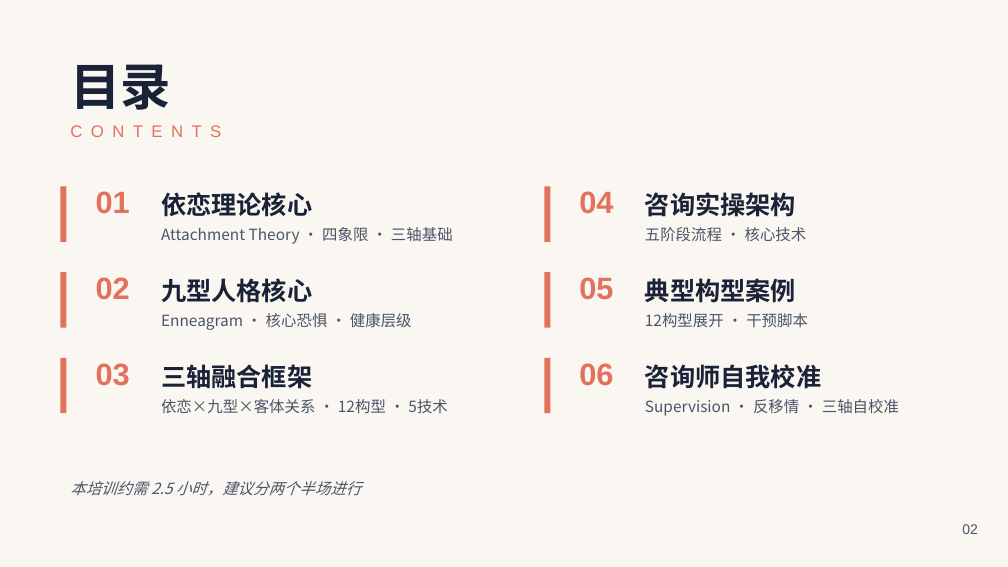
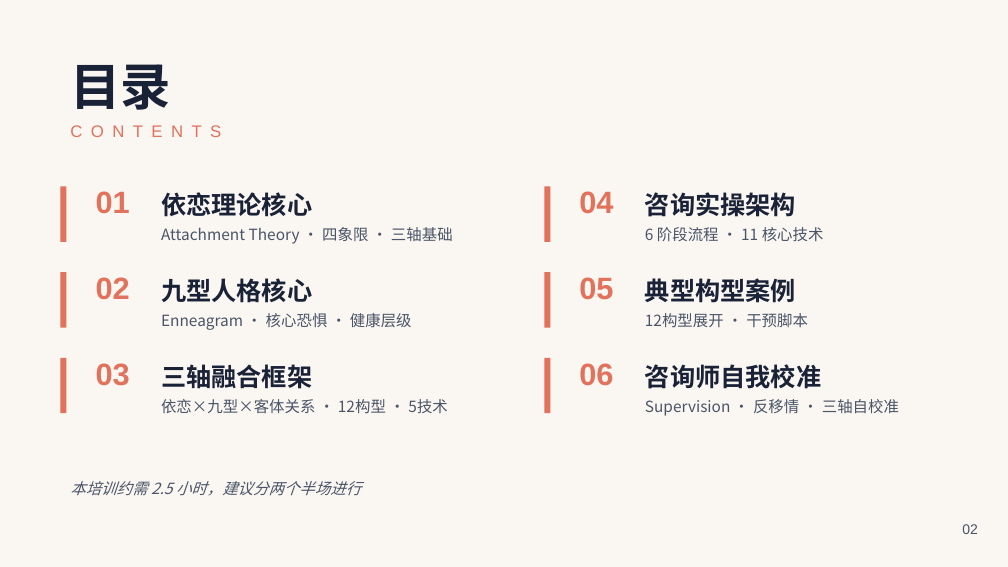
Before and after one commit to Yiinian1314/tri-axis-attachment-enneagram-framework-v2.2, a slide deck: slide 2 of 03-培训PPT/attachment-enneagram-consultation-training.pptx. Drawn at 1008x567 pixels with LibreOffice and Linux fonts; fonts in the diff are those of the drawing. Boxes give left, top, right and bottom in pixels: in the first picture for what was removed or moved away, otherwise in the second. Text is boxed around its words. In the diff, an @@ line names an element or a change of style, - is before the commit and + after.

```diff
--- a/03-培训PPT/attachment-enneagram-consultation-training.pptx
+++ b/03-培训PPT/attachment-enneagram-consultation-training.pptx
@@ text at <box>645,227,824,242</box>: text changed @@
-五阶段流程 · 核心技术
+6 阶段流程 · 11 核心技术
```
Also in this commit, not shown: 13 other slides changed, 2 slides added, 1 slide removed, 28 other files.
